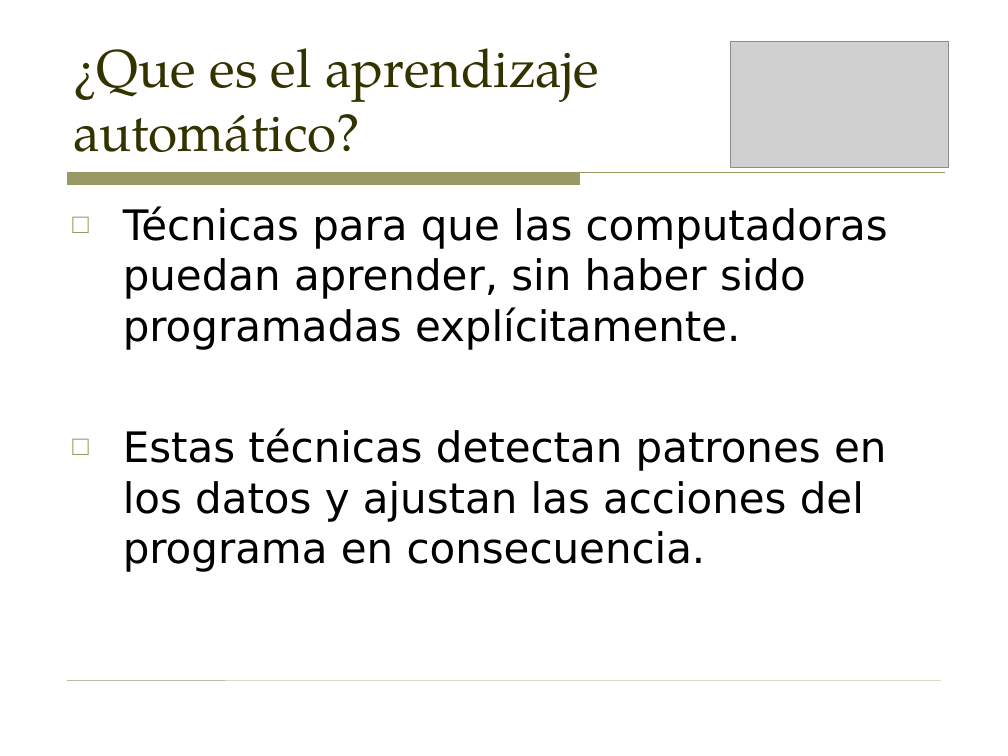
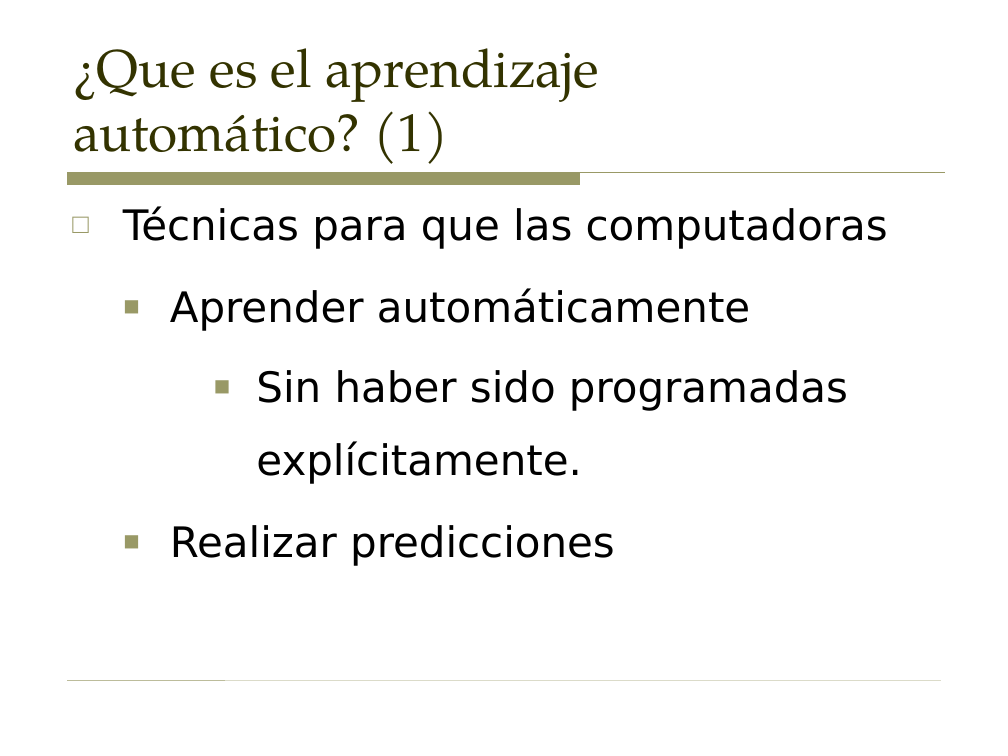
Before and after one commit to sergarb1/TallerAprendizajeAutomaticoPython, a slide deck: slide 2 of Taller - Introduccion al aprendizaje automatico (Supervisado y no supervisado).odp. Drawn at 1008x756 pixels with LibreOffice and Linux fonts; fonts in the diff are those of the drawing; grey boxes stand for pictures. Boxes give left, top, right and bottom in pixels: in the first picture for what was removed or moved away, otherwise in the second. Text is boxed around its words. In the diff, an @@ line names an element or a change of style, - is before the commit and + after.

```diff
--- a/Taller - Introduccion al aprendizaje automatico (Supervisado y no supervisado).odp
+++ b/Taller - Introduccion al aprendizaje automatico (Supervisado y no supervisado).odp
@@ title at [73,48,599,164]: text changed @@
-¿Que es el aprendizaje
-automático?
+¿Que es el aprendizaje
+automático? (1)
@@ picture removed at [730,41,949,167] @@
@@ text at [123,206,888,566]: text changed @@
-□ Técnicas para que las computadoras puedan aprender, sin haber sido programadas explícitamente.
-□ Estas técnicas detectan patrones en los datos y ajustan las acciones del programa en consecuencia.
+□ Técnicas para que las computadoras
+  ■ Aprender automáticamente
+      ■ Sin haber sido programadas explícitamente.
+  ■ Realizar predicciones
```
Also in this commit, not shown: 19 other slides changed, 16 slides added, 1 other file.
